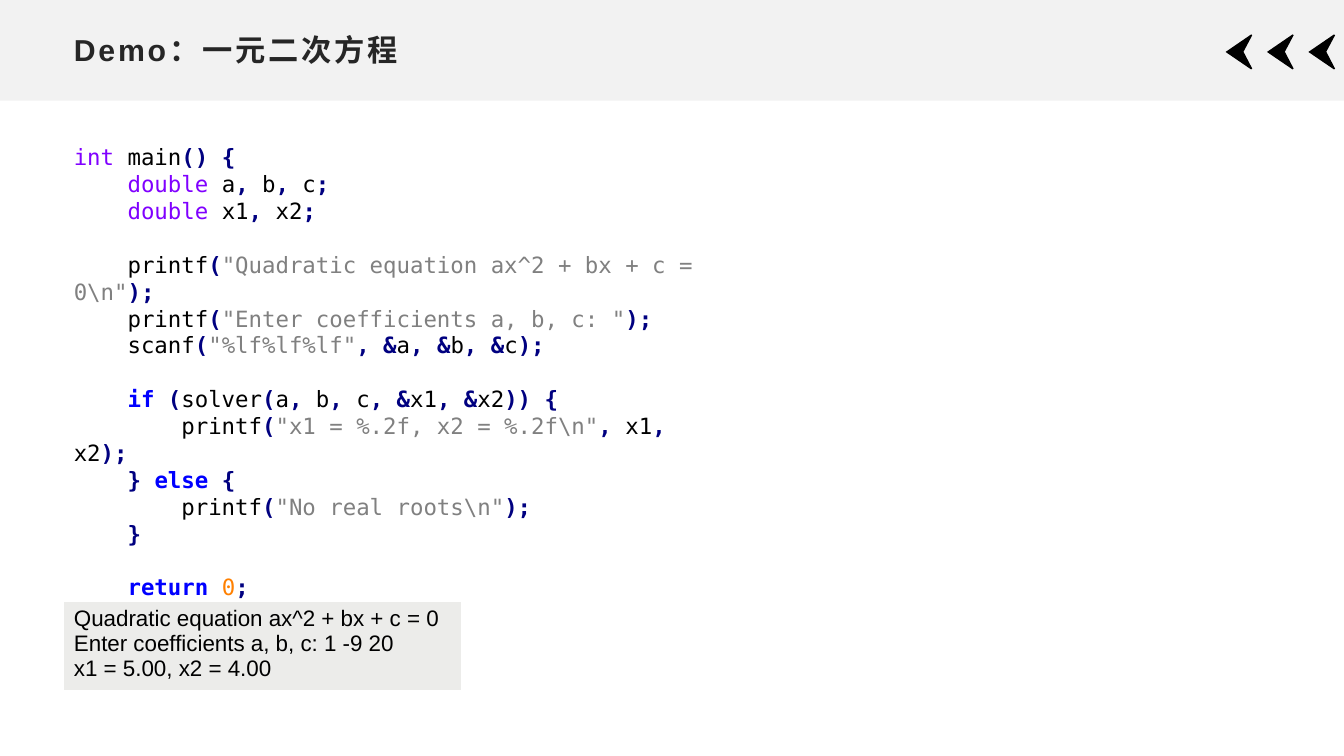
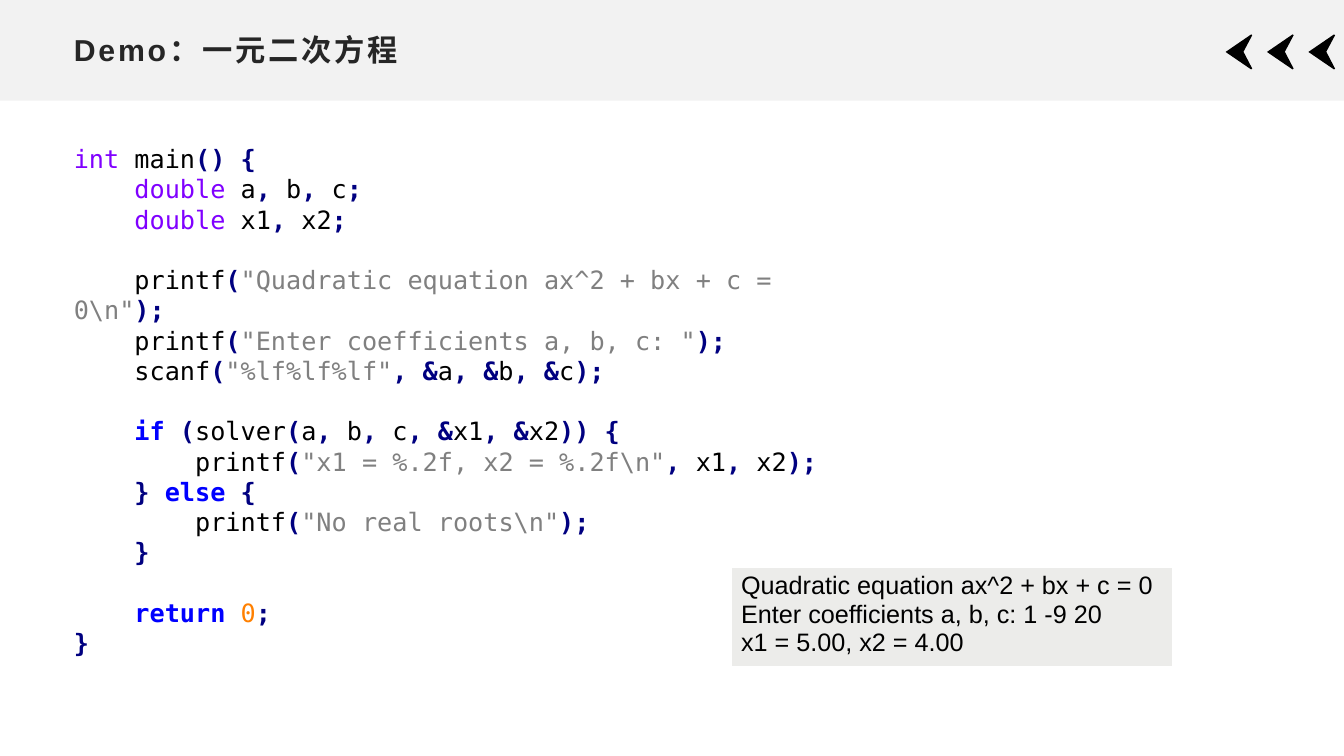
Before and after one commit to xdai02/C, a slide deck: slide 8 of slides/Chapter7.pptx. Drawn at 1344x756 pixels with LibreOffice and Linux fonts; fonts in the diff are those of the drawing. Boxes give left, top, right and bottom in pixels: in the first picture for what was removed or moved away, otherwise in the second. Text is boxed around its words. In the diff, an @@ line names an element or a change of style, - is before the commit and + after.

```diff
--- a/slides/Chapter7.pptx
+++ b/slides/Chapter7.pptx
@@ text "int main() {" at (74, 149, 817, 626): size 16 to 18 pt @@
@@ table at (731, 568, 1173, 668) @@
@@ size 16 to 18 pt @@
@@ table: place and size @@
-table at (64, 602, 461, 693)
+table at (731, 568, 1173, 668)
```
Also in this commit, not shown: 5 other slides changed, 21 slides added, 2 other files.
